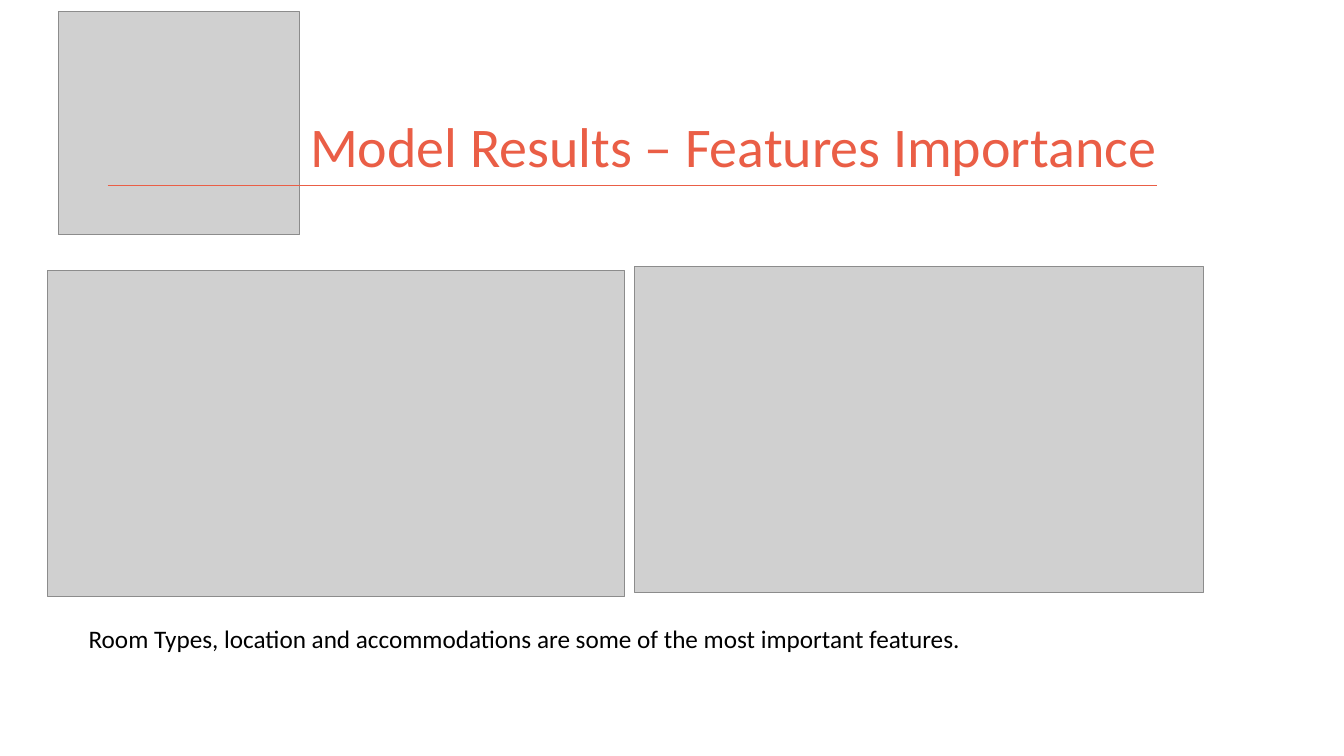
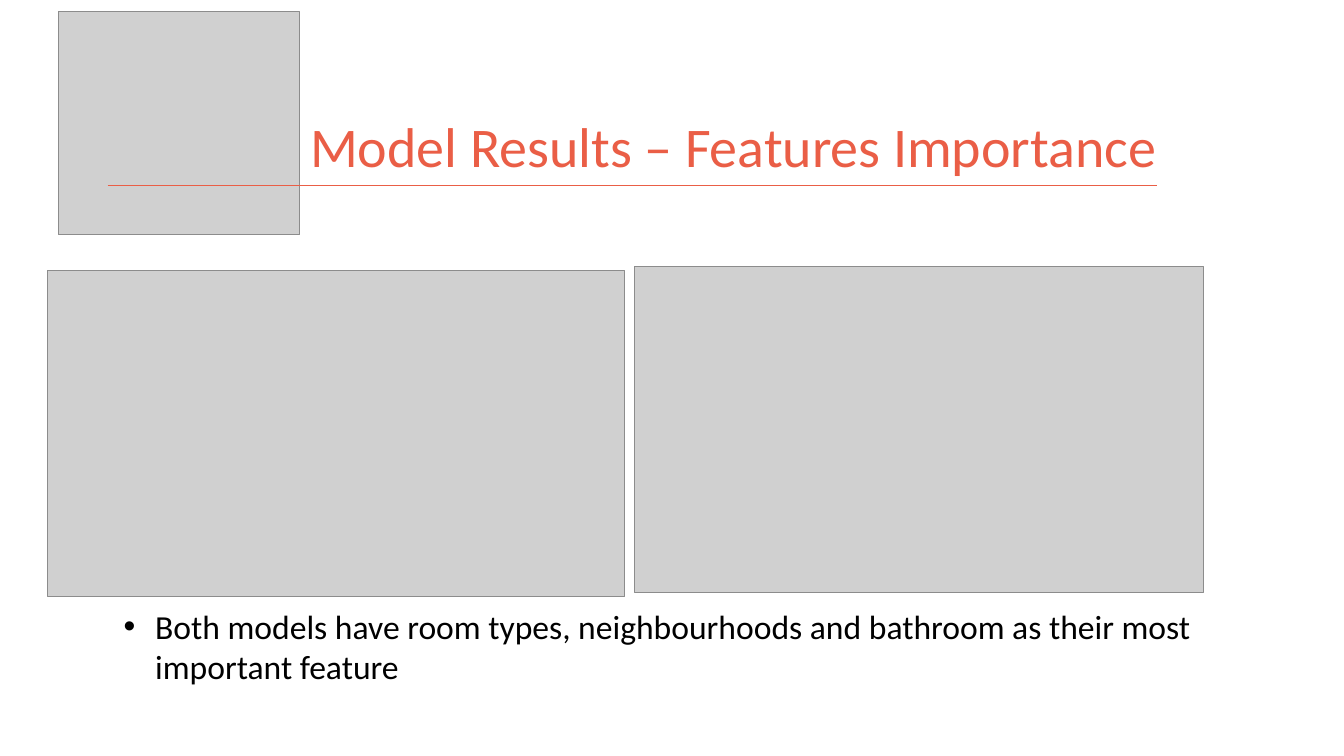
Before and after one commit to kman4/AirbnbPredictions, a slide deck: slide 16 of Airbnb Price Predictions (Model).pptx. Drawn at 1344x756 pixels with LibreOffice and Linux fonts; fonts in the diff are those of the drawing; grey boxes stand for pictures. Boxes give left, top, right and bottom in pixels: in the first picture for what was removed or moved away, otherwise in the second. Text is boxed around its words. In the diff, an @@ line names an element or a change of style, - is before the commit and + after.

```diff
--- a/Airbnb Price Predictions (Model).pptx
+++ b/Airbnb Price Predictions (Model).pptx
@@ text at box(155, 615, 1191, 685): text changed; size 18 to 24 pt @@
-Room Types, location and accommodations are some of the most important features.
+• Both models have room types, neighbourhoods and bathroom as their most important feature
```
Also in this commit, not shown: 3 other slides changed.
